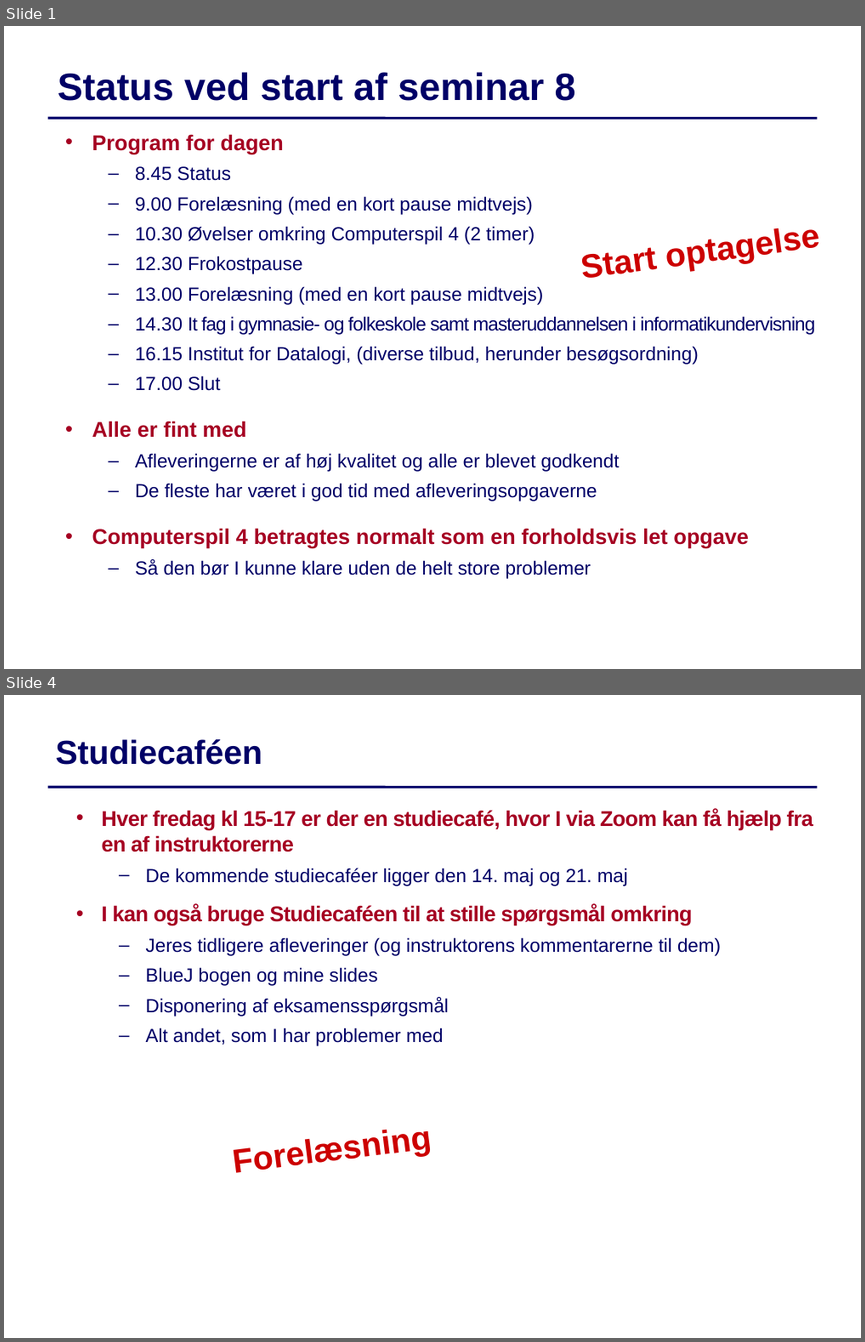
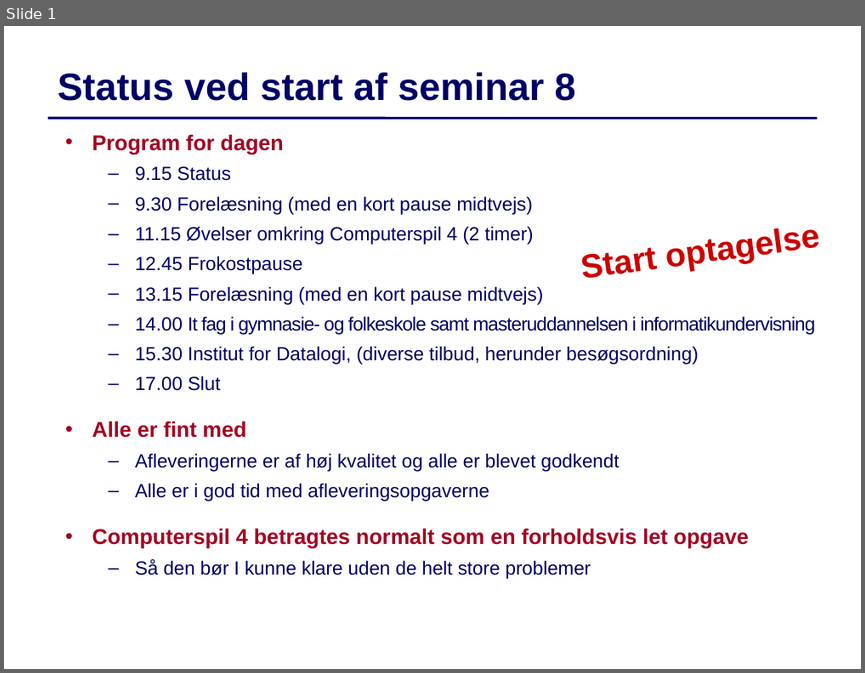
Before and after one commit to IntProgAU/Materiale, a slide deck: web/g22/status/Status8.pptx. Shown one above the other, each under a label of ours: slides 1 and 4 before the commit, slide 1 after it; the slides between them are not shown. The pictures are 865x1342 and 865x673 pixels, drawn with LibreOffice and Linux fonts; fonts in the diff are those of the drawing. Boxes give left, top, right and bottom in pixels: in the first picture for what was removed or moved away, otherwise in the second. Text is boxed around its words. In the diff, an @@ line names an element or a change of style, - is before the commit and + after.

```diff
--- a/web/g22/status/Status8.pptx
+++ b/web/g22/status/Status8.pptx
@@ slide 4 removed at [4,695,861,1338], background #FFFFFF; not listed: 1 template element that a slide beside it also shows @@
@@ text removed at [56,739,263,765] @@
-Studiecaféen
@@ text removed at [102,808,813,1046] @@
-  • Hver fredag kl 15-17 er der en studiecafé, hvor I via Zoom kan få hjælp fra en af instruktorerne
-  – De kommende studiecaféer ligger den 14. maj og 21. maj
-  • I kan også bruge Studiecaféen til at stille spørgsmål omkring
-  – Jeres tidligere afleveringer (og instruktorens kommentarerne til dem)
-  – BlueJ bogen og mine slides
-  – Disponering af eksamensspørgsmål
-  – Alt andet, som I har problemer med
@@ text removed at [176,1105,488,1191] @@
-Forelæsning
@@ slide 1 changed as well @@
@@ text at [135,166,815,364]: text changed @@
-  – 8.45 Status
-  – 9.00 Forelæsning (med en kort pause midtvejs)
-  – 10.30 Øvelser omkring Computerspil 4 (2 timer)
-  – 12.30 Frokostpause
-  – 13.00 Forelæsning (med en kort pause midtvejs)
-  – 14.30 It fag i gymnasie- og folkeskole samt masteruddannelsen i informatikundervisning
-  – 16.15 Institut for Datalogi, (diverse tilbud, herunder besøgsordning)
+  – 9.15 Status
+  – 9.30 Forelæsning (med en kort pause midtvejs)
+  – 11.15 Øvelser omkring Computerspil 4 (2 timer)
+  – 12.45 Frokostpause
+  – 13.15 Forelæsning (med en kort pause midtvejs)
+  – 14.00 It fag i gymnasie- og folkeskole samt masteruddannelsen i informatikundervisning
+  – 15.30 Institut for Datalogi, (diverse tilbud, herunder besøgsordning)
@@ text at [135,482,489,501]: text changed @@
-  – De fleste har været i god tid med afleveringsopgaverne
+  – Alle er i god tid med afleveringsopgaverne
```
Also in this commit, not shown: 1 other slide changed, 1 other slide removed.
